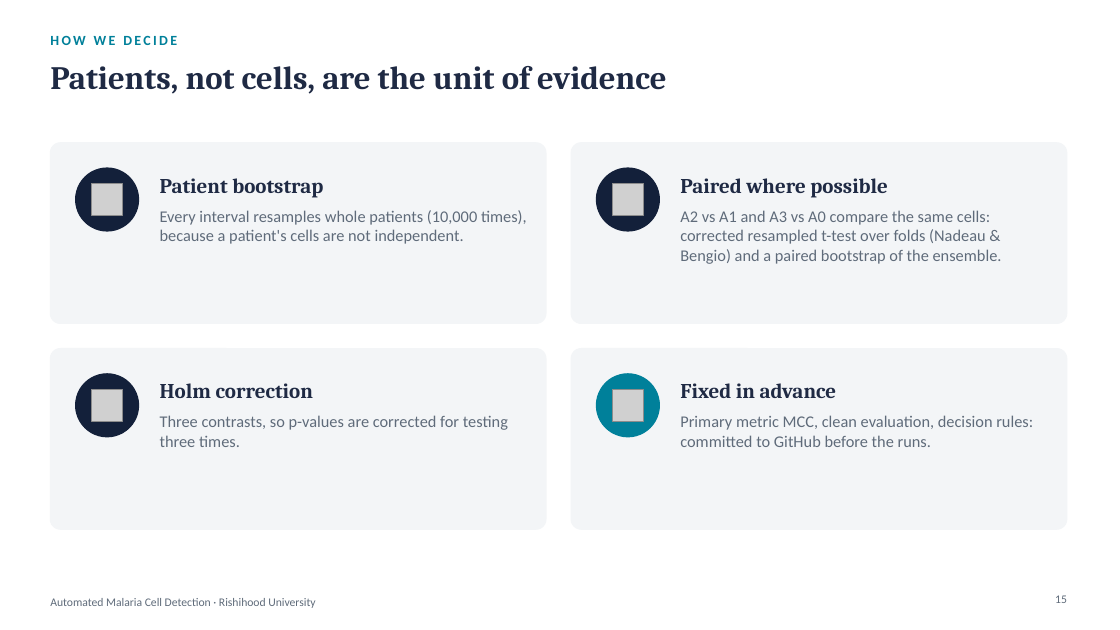
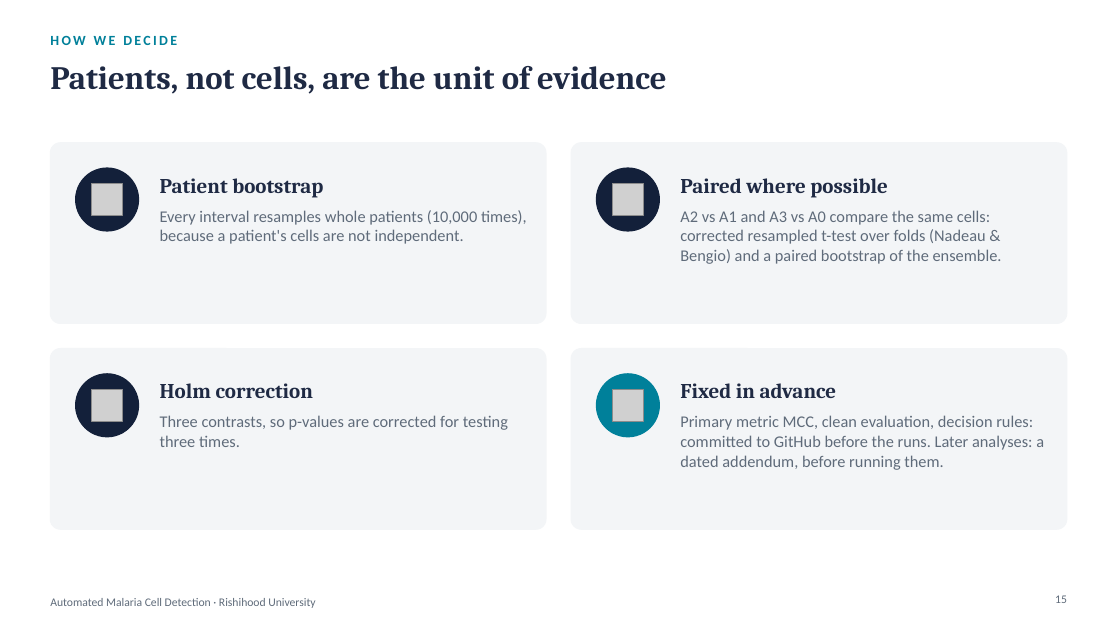
Before and after one commit to amathziah/malaria-detection, a slide deck: slide 15 of slides/Malaria_Phase3_Final.pptx. Drawn at 1120x630 pixels with LibreOffice and Linux fonts; fonts in the diff are those of the drawing; grey boxes stand for pictures. Boxes give left, top, right and bottom in pixels: in the first picture for what was removed or moved away, otherwise in the second. Text is boxed around its words. In the diff, an @@ line names an element or a change of style, - is before the commit and + after.

```diff
--- a/slides/Malaria_Phase3_Final.pptx
+++ b/slides/Malaria_Phase3_Final.pptx
@@ text at [680, 415, 1044, 470]: text changed @@
-Primary metric MCC, clean evaluation, decision rules: committed to GitHub before the runs.
+Primary metric MCC, clean evaluation, decision rules: committed to GitHub before the runs. Later analyses: a dated addendum, before running them.
```
Also in this commit, not shown: 7 other slides changed, 2 slides added, 5 other files.
